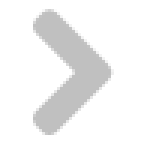
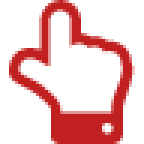
The second 144 × 144 image is a revision of the first. Changes to its layers:
added group "hand" with 1 layers in group "icon" over [left=9, top=0, right=135, bottom=144]
added layer (unnamed layer) (1st of 4, in "icon" › "hand") in group "hand" over [left=9, top=0, right=135, bottom=144]
hid group "right" (1 layers) over [left=33, top=9, right=114, bottom=135]
hid (unnamed layer) (2nd of 4, in "icon" › "right") over [left=33, top=9, right=114, bottom=135]
